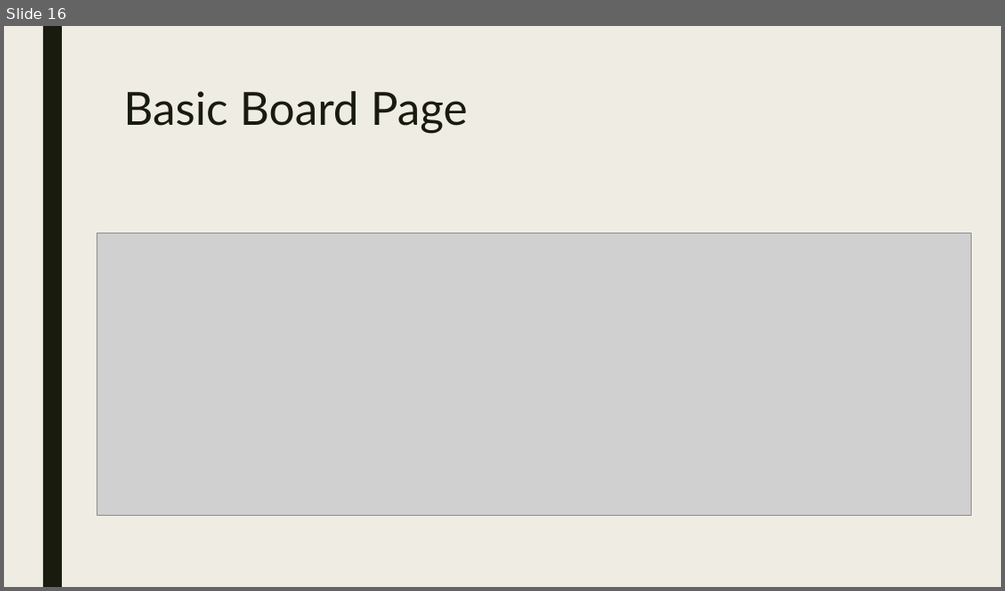
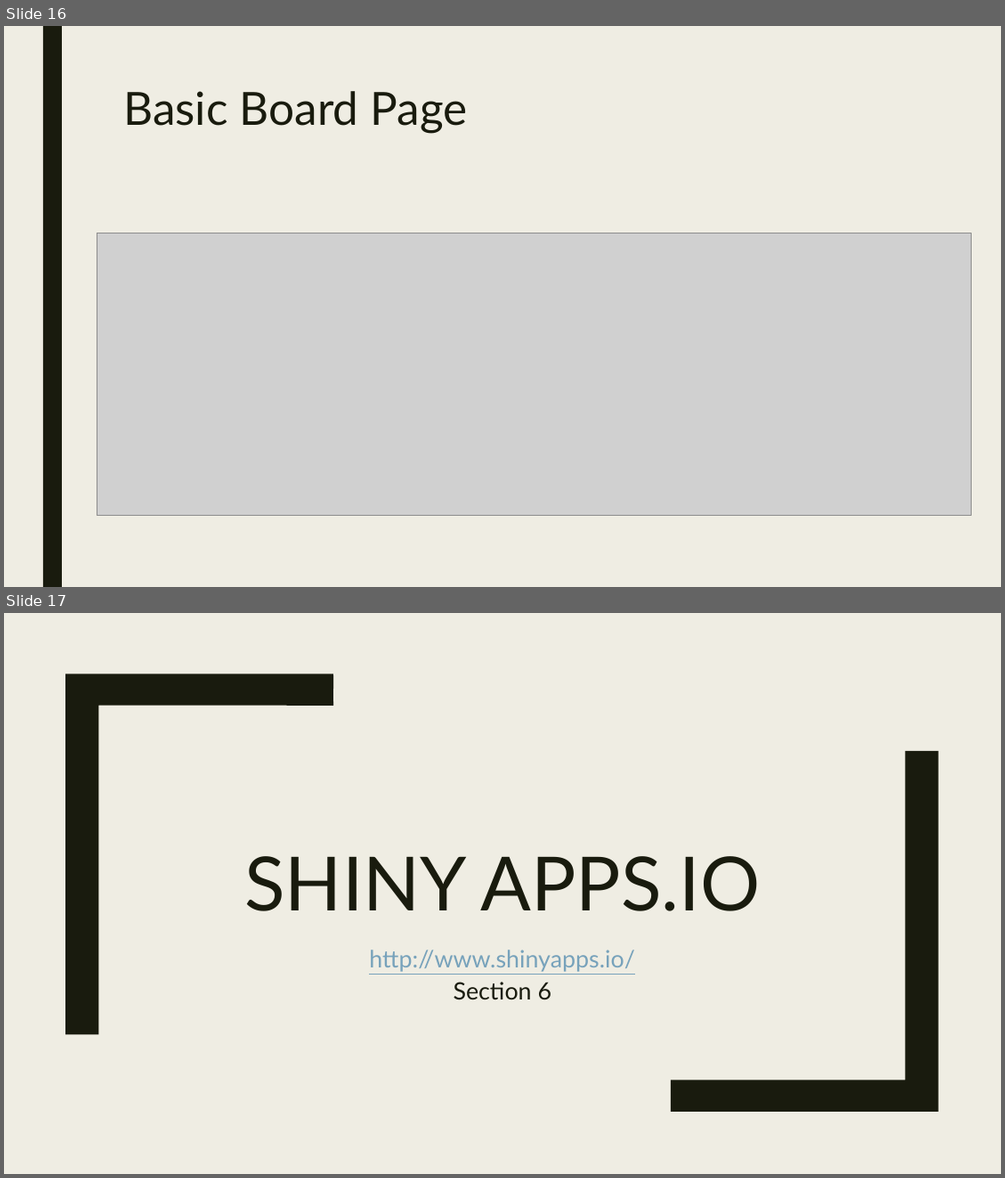
Before and after one commit to RforOperations2018/Class_2, a slide deck: Class 6.pptx. Shown one above the other, each under a label of ours: slide 16 before the commit, slides 16 and 17 after it. The pictures are 1005x591 and 1005x1178 pixels, drawn with LibreOffice and Linux fonts; fonts in the diff are those of the drawing; grey boxes stand for pictures. Boxes give left, top, right and bottom in pixels: in the first picture for what was removed or moved away, otherwise in the second. Text is boxed around its words. In the diff, an @@ line names an element or a change of style, - is before the commit and + after.

```diff
--- a/Class 6.pptx
+++ b/Class 6.pptx
@@ slide 17 added at bbox=[4, 613, 1001, 1174], background #EFEDE3 @@
@@ freeform shape added at bbox=[65, 674, 333, 1034], fill #191B0E @@
@@ freeform shape added at bbox=[671, 751, 938, 1111], fill #191B0E @@
@@ title added at bbox=[244, 856, 760, 911], 72 pt, text #191B0E @@
+SHINY APPS.IO
@@ subtitle added at bbox=[369, 949, 635, 1000], 23 pt, text #77A2BB, underline @@
+http://www.shinyapps.io/
+Section 6
```
Also in this commit, not shown: 3 other slides added.
